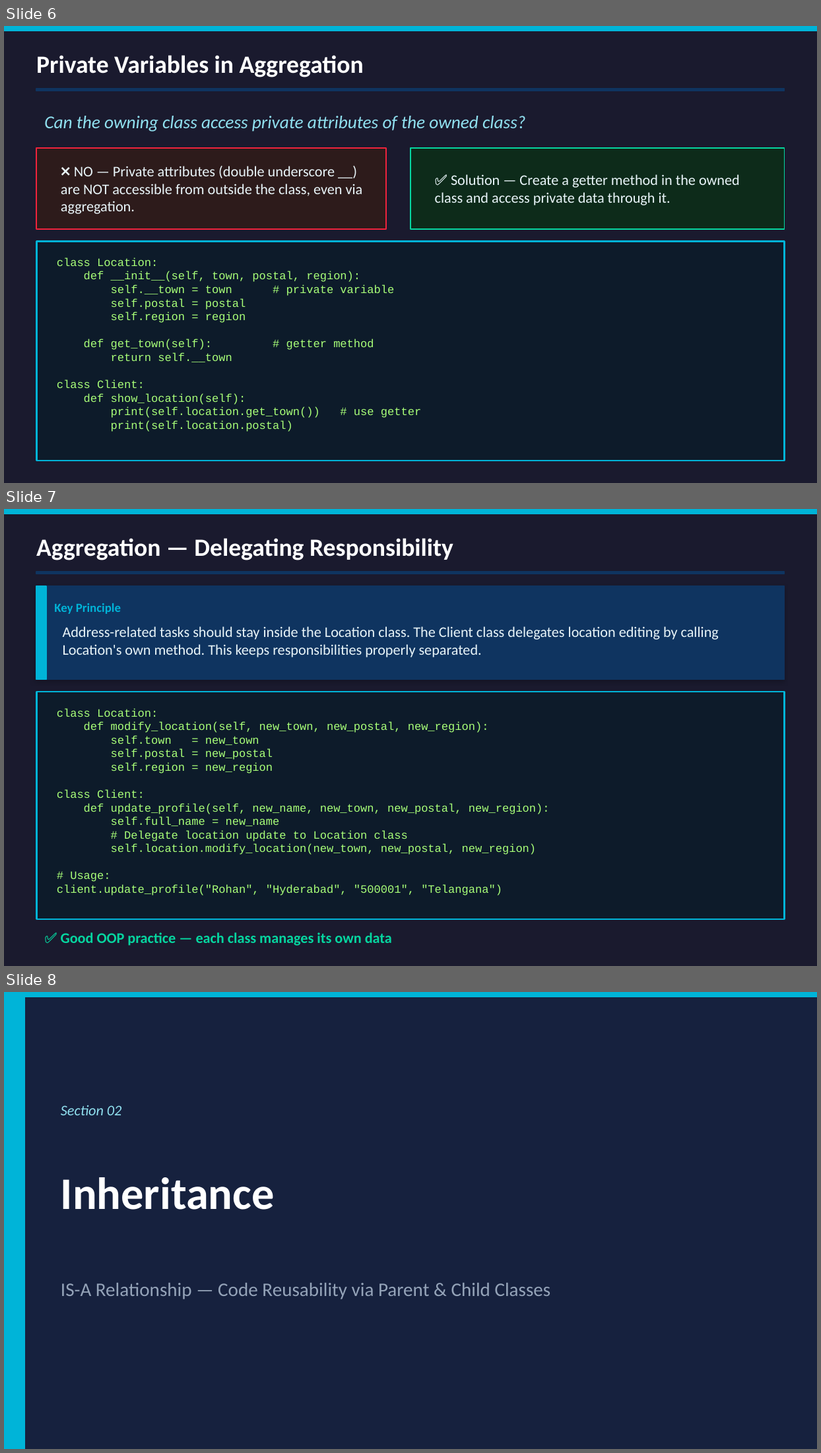
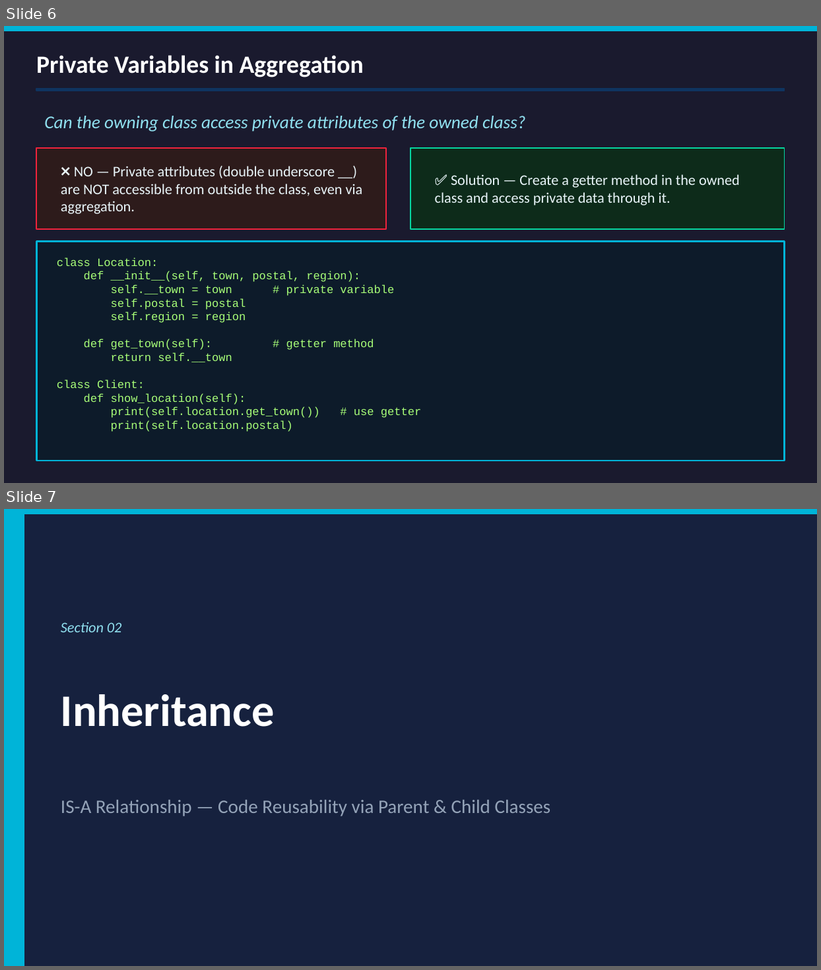
Before and after one commit to Prashant6306/Python_Topics, a slide deck: 14.class_and_objects/OOP_Part3_PPT1.pptx. Shown one above the other, each under a label of ours: slides 6, 7 and 8 before the commit, slides 6 and 7 after it. The pictures are 821x1453 and 821x970 pixels, drawn with LibreOffice and Linux fonts; fonts in the diff are those of the drawing. Boxes give left, top, right and bottom in pixels: in the first picture for what was removed or moved away, otherwise in the second. Text is boxed around its words. In the diff, an @@ line names an element or a change of style, - is before the commit and + after.

Commit message:
inheritance and aggregation

```diff
--- a/14.class_and_objects/OOP_Part3_PPT1.pptx
+++ b/14.class_and_objects/OOP_Part3_PPT1.pptx
@@ slide 7 removed at box(4, 509, 817, 966), background #1A1A2E @@
@@ rectangle removed at box(4, 509, 817, 514) @@
@@ text removed at box(36, 538, 453, 560) @@
-Aggregation — Delegating Responsibility
@@ rectangle removed at box(36, 572, 785, 574) @@
@@ rectangle removed at box(36, 586, 785, 680) @@
@@ rectangle removed at box(36, 586, 46, 680) @@
@@ text removed at box(54, 603, 121, 614) @@
-Key Principle
@@ text removed at box(63, 626, 719, 657) @@
-Address-related tasks should stay inside the Location class. The Client class delegates location editing by calling Location's own method. This keeps responsibilities properly separated.
@@ rectangle removed at box(36, 692, 785, 920) @@
@@ text removed at box(57, 708, 550, 896) @@
-class Location:
-def modify_location(self, new_town, new_postal, new_region):
-self.town = new_town
-self.postal = new_postal
-self.region = new_region
-class Client:
-def update_profile(self, new_name, new_town, new_postal, new_region):
-self.full_name = new_name
-# Delegate location update to Location class
-self.location.modify_location(new_town, new_postal, new_region)
-# Usage:
-client.update_profile("Rohan", "Hyderabad", "500001", "Telangana")
@@ text removed at box(61, 933, 392, 946) @@
-✅ Good OOP practice — each class manages its own data
@@ what was slide 8 is now slide 7 @@
```
Also in this commit, not shown: 3 slides changed, 3 other files.
